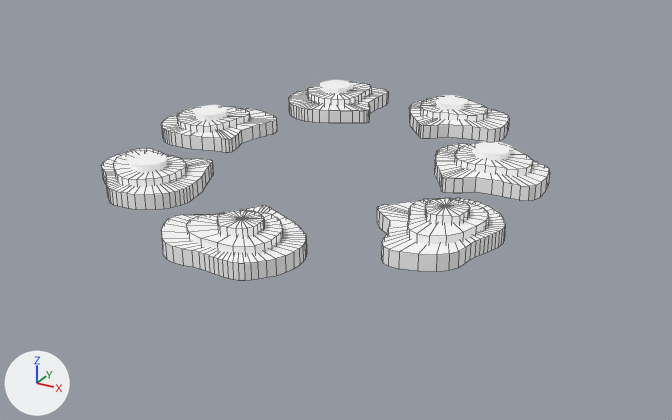
A saved change to the FBX model Assets/Models/Level/Small_fulidao0002.fbx.
Rendered twice from a 50 mm camera at (30.5, -52.1, 23.7) aimed at (2.3, -1.0, -1.9). The lights are fixed; the arrows at lower left show +X, +Y and +Z. Mesh edges are drawn as thin lines on the coarser meshes. Where no turn or scale is listed for an object, it has been applied to the vertices.
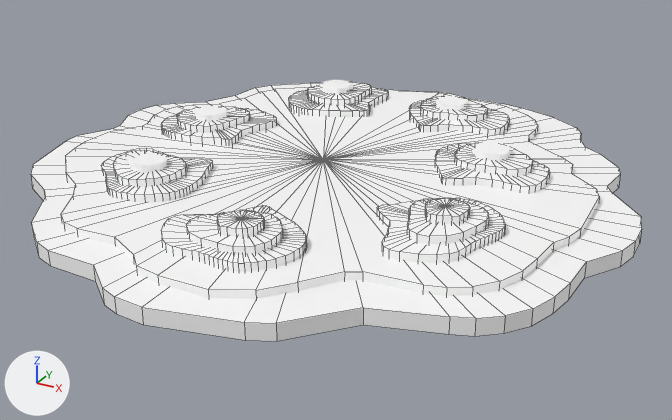
Where the newer file only moved an object's origin or applied its transform, the numbers keep the older frame.

Pixel boxes (x1, y1, x2, y2) of what changed, in the pictures (672 x 420 px):
'polySurface10', added: after (61, 87, 599, 299)
'pDisc15', added: after (31, 83, 642, 341)

What changed in the scene script:
```text
Add me_mesh_1:
    me_mesh_1.from_pydata(...)  # 115 vertices, 114 faces; spans x -20.6..20.6, y -21.1..21.1, z -0.5..0.5
    me_mesh_1.materials.append(mat_aa)  # its picture is missing
Add me_mesh_004_1:
    me_mesh_004_1.from_pydata(...)  # 115 vertices, 114 faces; spans x -17.8..17.9, y -18.9..18.9, z -0.5..0.5
    me_mesh_004_1.materials.append(mat_aa)  # its picture is missing
Add ob_pdisc15:
    ob_pdisc15 = bpy.data.objects.new('pDisc15', me_mesh_1)
    ob_pdisc15.location = (1.59, 0.05, 0.0)
Add ob_polysurface10:
    ob_polysurface10 = bpy.data.objects.new('polySurface10', me_mesh_004_1)
    ob_polysurface10.location = (1.34, 0.25, 0.5)
```
